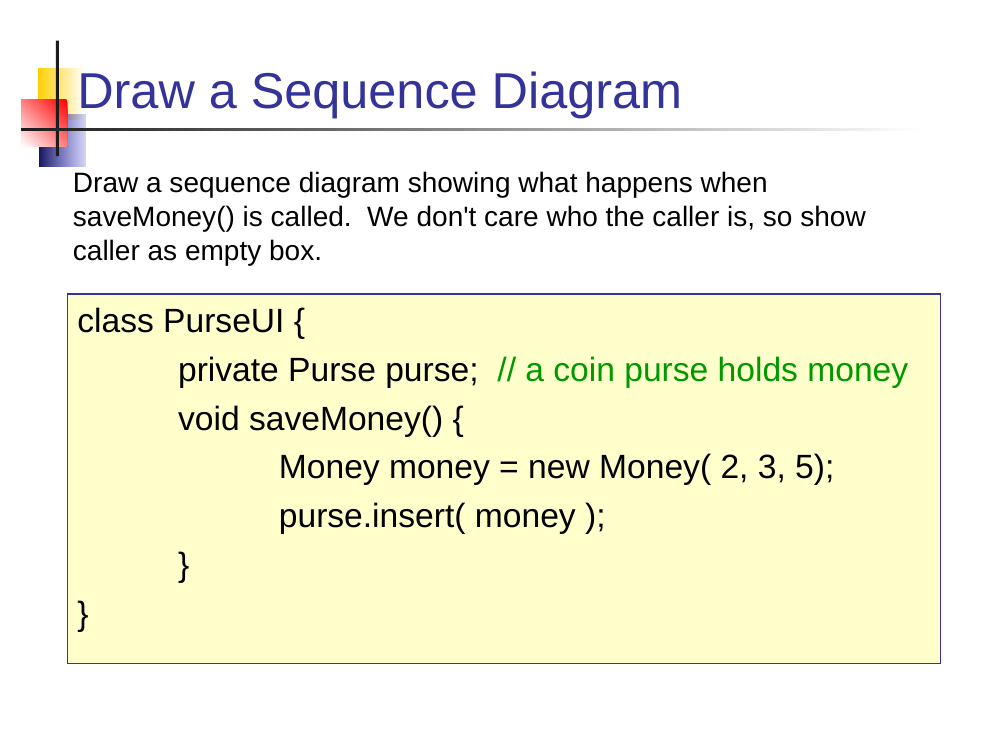
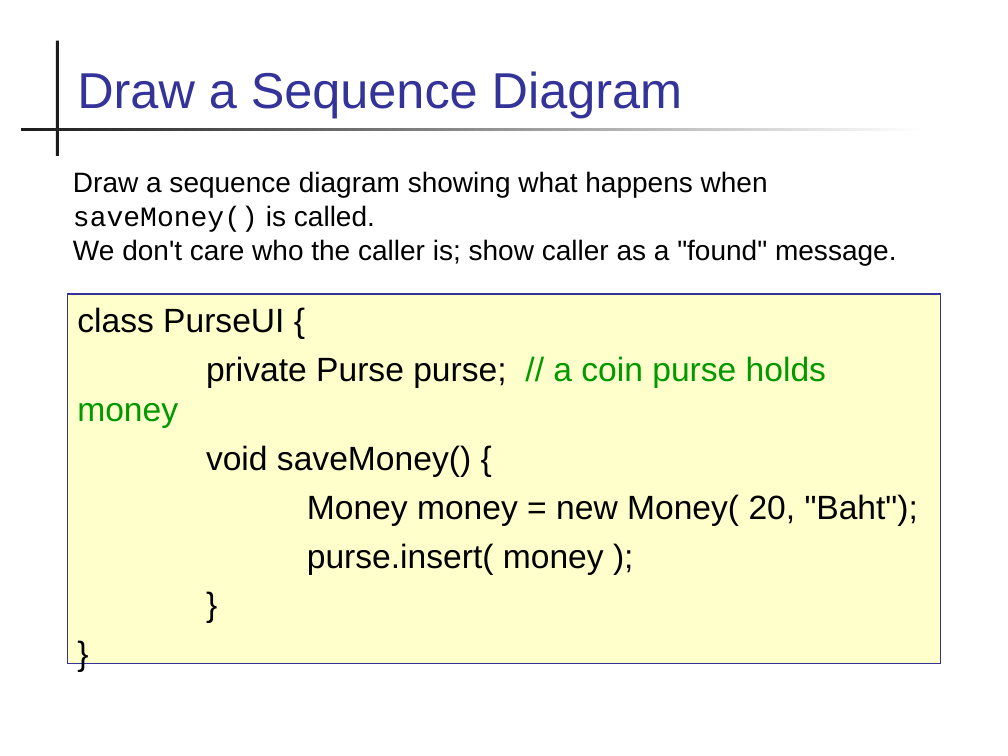
Before and after one commit to skeoop/skeoop.github.io, a slide deck: slide 93 of week3/R3-Review-OO-Concepts.ppt. Drawn at 1008x756 pixels with LibreOffice and Linux fonts; fonts in the diff are those of the drawing. Boxes give left, top, right and bottom in pixels: in the first picture for what was removed or moved away, otherwise in the second. Text is boxed around its words. In the diff, an @@ line names an element or a change of style, - is before the commit and + after.

```diff
--- a/week3/R3-Review-OO-Concepts.ppt
+++ b/week3/R3-Review-OO-Concepts.ppt
@@ rectangle removed at (37,68,85,120) @@
@@ rectangle removed at (22,100,68,146) @@
@@ rectangle removed at (39,115,85,167) @@
@@ text at (73,171,897,265): text changed @@
-Draw a sequence diagram showing what happens when saveMoney() is called. We don't care who the caller is, so show caller as empty box.
+Draw a sequence diagram showing what happens when saveMoney() is called.
+We don't care who the caller is; show caller as a "found" message.
@@ text at (307,494,918,526): text changed @@
-Money money = new Money( 2, 3, 5);
+Money money = new Money( 20, "Baht");
```
Also in this commit, not shown: 92 other slides changed, 14 other files.
